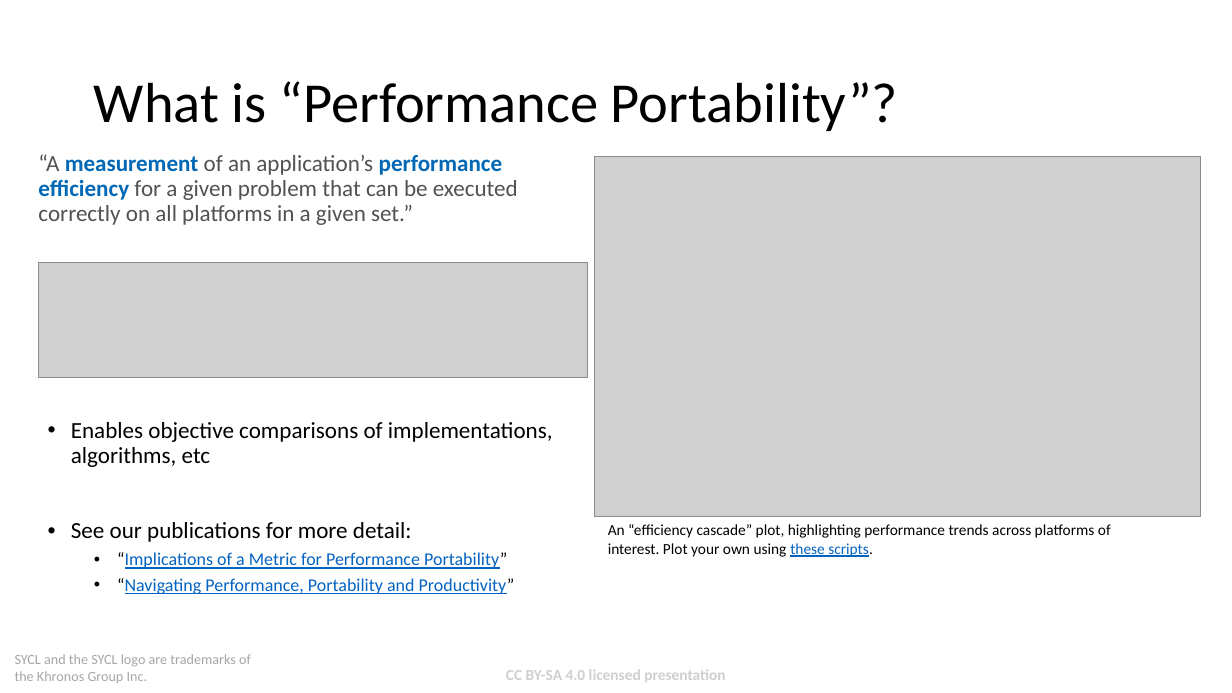
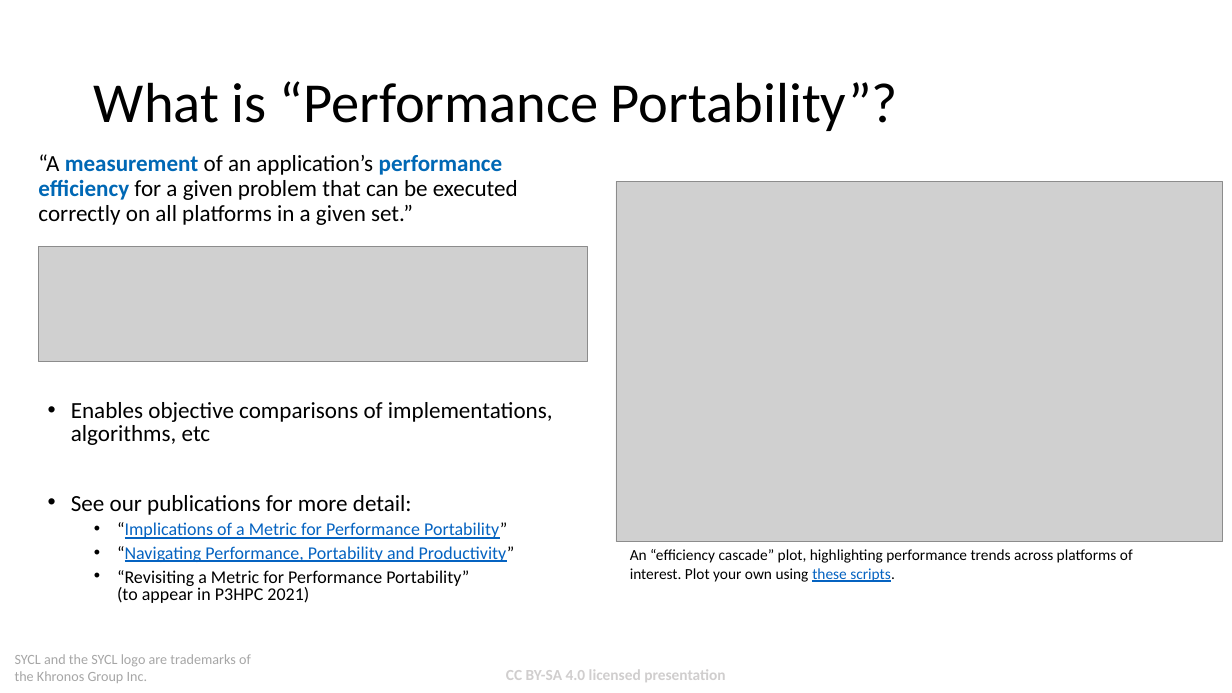
Before and after one commit to codeplaysoftware/syclacademy, a slide deck: slide 2 of Lesson_Materials/Lecture_18B_Think_Performance_Portable/Lecture_18B_Think_Performance_Portable.pptx. Drawn at 1232x693 pixels with LibreOffice and Linux fonts; fonts in the diff are those of the drawing; grey boxes stand for pictures; background and template pictures are left out. Boxes give left, top, right and bottom in pixels: in the first picture for what was removed or moved away, otherwise in the second. Text is boxed around its words. In the diff, an @@ line names an element or a change of style, - is before the commit and + after.

Commit message:
final perf portability presentation

```diff
--- a/Lesson_Materials/Lecture_18B_Think_Performance_Portable/Lecture_18B_Think_Performance_Portable.pptx
+++ b/Lesson_Materials/Lecture_18B_Think_Performance_Portable/Lecture_18B_Think_Performance_Portable.pptx
@@ text "“A measurement of an application’s ..." at [38,154,518,225]: text colour #525252 to #000000 in "“A of an application’s for a given ..." @@
@@ picture: place and size @@
-picture at [594,156,1202,517]
+picture at [616,181,1224,542]
@@ picture: place and size @@
-picture at [39,262,588,378]
+picture at [39,246,588,361]
@@ text at [71,402,553,562]: line spacing 0.9 to 0.8 @@
@@ text "An “efficiency cascade” plot, highlighting ...": place and size @@
-text "An “efficiency cascade” plot, highlighting ..." at [608,524,1111,557]
+text "An “efficiency cascade” plot, highlighting ..." at [630,549,1133,582]
@@ text at [117,570,469,603]: paragraph added @@
+  • “Revisiting a Metric for Performance Portability”
+    (to appear in P3HPC 2021)
```
Also in this commit, not shown: 10 other slides changed, 1 other file.
